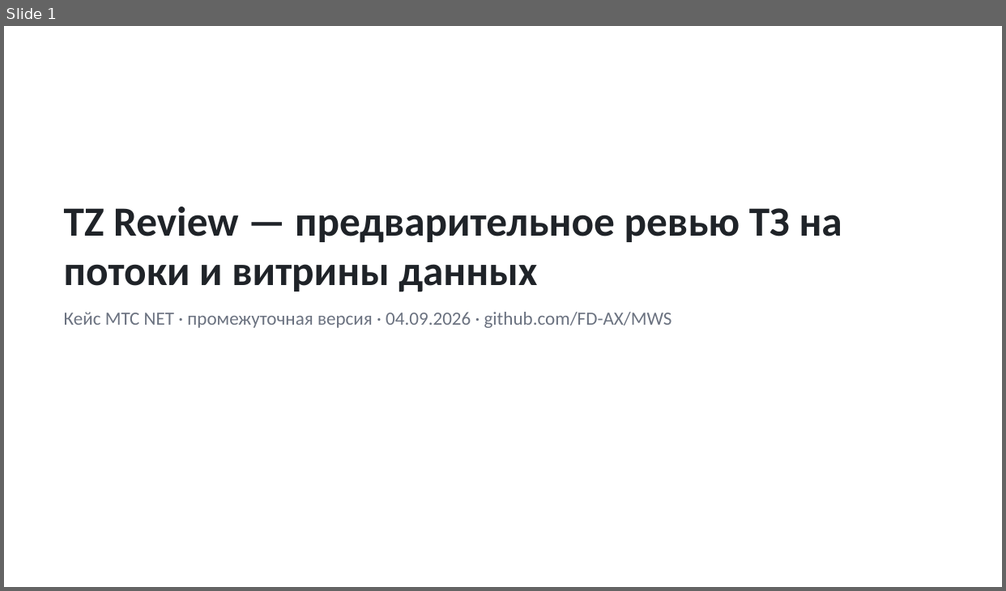
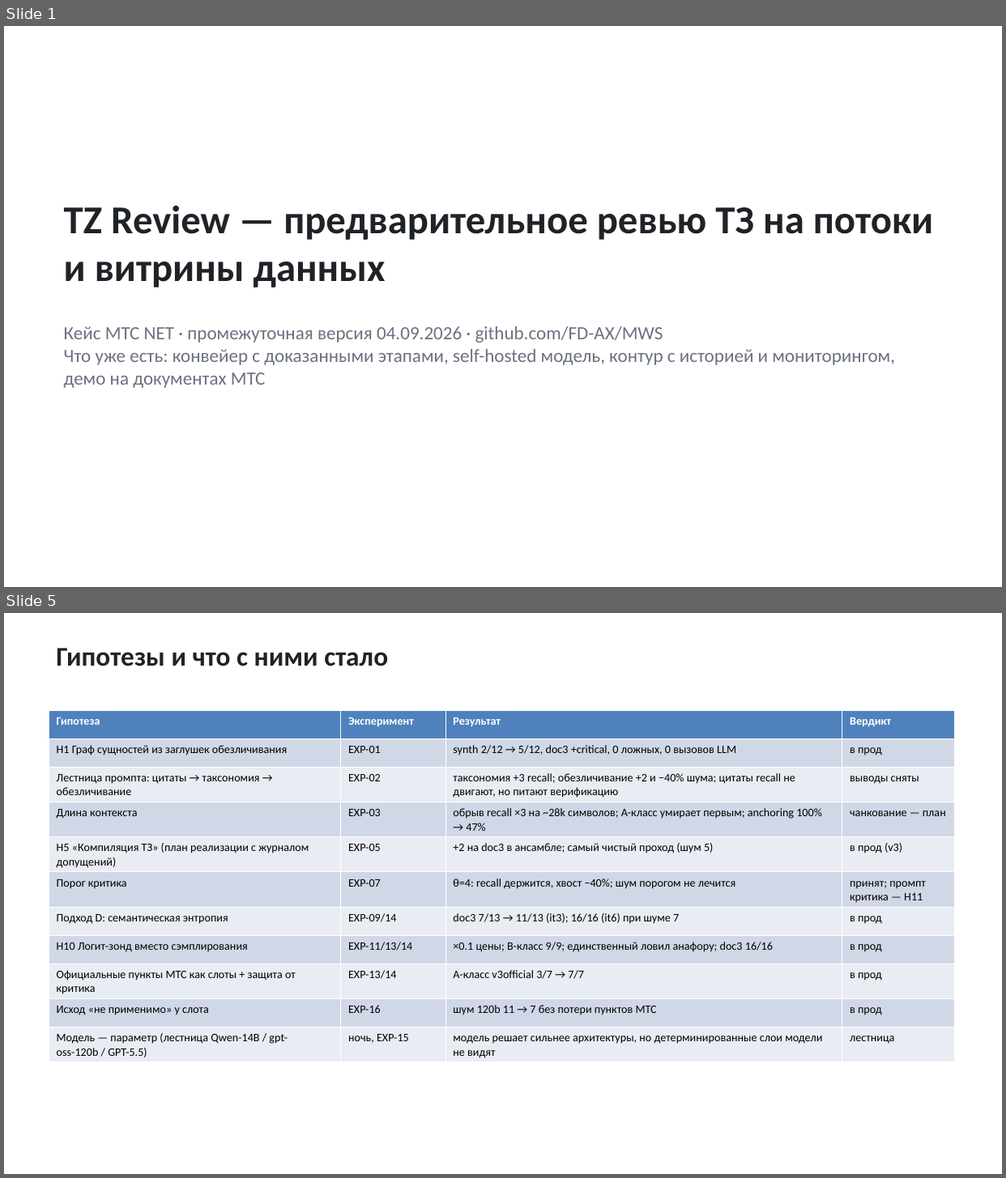
Before and after one commit to FD-AX/MWS, a slide deck: deliverables/interim/TZ_Review_interim.pptx. Shown one above the other, each under a label of ours: slide 1 before the commit, slides 1 and 5 after it; the slides between them are not shown. The pictures are 1006x591 and 1006x1178 pixels, drawn with LibreOffice and Linux fonts; fonts in the diff are those of the drawing. Boxes give left, top, right and bottom in pixels: in the first picture for what was removed or moved away, otherwise in the second. Text is boxed around its words. In the diff, an @@ line names an element or a change of style, - is before the commit and + after.

```diff
--- a/deliverables/interim/TZ_Review_interim.pptx
+++ b/deliverables/interim/TZ_Review_interim.pptx
@@ slide 5 added at box(4, 613, 1002, 1174), background #FFFFFF @@
@@ text added at box(56, 648, 388, 666), 26 pt, text #1F2328, bold @@
+Гипотезы и что с ними стало
@@ table added at box(49, 710, 955, 1062), 11 rows, 4 columns @@
+Гипотеза | Эксперимент | Результат | Вердикт
+H1 Граф сущностей из заглушек обезличивания | EXP-01 | synth 2/12 → 5/12, doc3 +critical, 0 ложных, 0 вызовов LLM | в прод
+Лестница промпта: цитаты → таксономия → обезличивание | EXP-02 | таксономия +3 recall; обезличивание +2 и −40% шума; цитаты recall не двигают, но питают верификацию | выводы сняты
+Длина контекста | EXP-03 | обрыв recall ×3 на ~28k символов; A-класс умирает первым; anchoring 100% → 47% | чанкование — план
+H5 «Компиляция ТЗ» (план реализации с журналом допущений) | EXP-05 | +2 на doc3 в ансамбле; самый чистый проход (шум 5) | в прод (v3)
+Порог критика | EXP-07 | θ=4: recall держится, хвост −40%; шум порогом не лечится | принят; промпт критика — H11
+Подход D: семантическая энтропия | EXP-09/14 | doc3 7/13 → 11/13 (it3); 16/16 (it6) при шуме 7 | в прод
+H10 Логит-зонд вместо сэмплирования | EXP-11/13/14 | ×0.1 цены; B-класс 9/9; единственный ловил анафору; doc3 16/16 | в прод
+Официальные пункты МТС как слоты + защита от критика | EXP-13/14 | A-класс v3official 3/7 → 7/7 | в прод
+Исход «не применимо» у слота | EXP-16 | шум 120b 11 → 7 без потери пунктов МТС | в прод
+Модель — параметр (лестница Qwen-14B / gpt-oss-120b / GPT-5.5) | ночь, EXP-15 | модель решает сильнее архитектуры, но детерминированные слои модели не видят | лестница
@@ slide 1 changed as well @@
@@ text "TZ Review — предварительное ревью ..." at box(64, 205, 933, 288): size 40 to 38 pt @@
@@ text at box(64, 327, 895, 388): text changed @@
-Кейс МТС NET · промежуточная версия · 04.09.2026 · github.com/FD-AX/MWS
+Кейс МТС NET · промежуточная версия 04.09.2026 · github.com/FD-AX/MWS
+Что уже есть: конвейер с доказанными этапами, self-hosted модель, контур с историей и мониторингом, демо на документах МТС
```
Also in this commit, not shown: 4 other slides changed, 16 other slides added, 7 slides removed, 7 other files.
